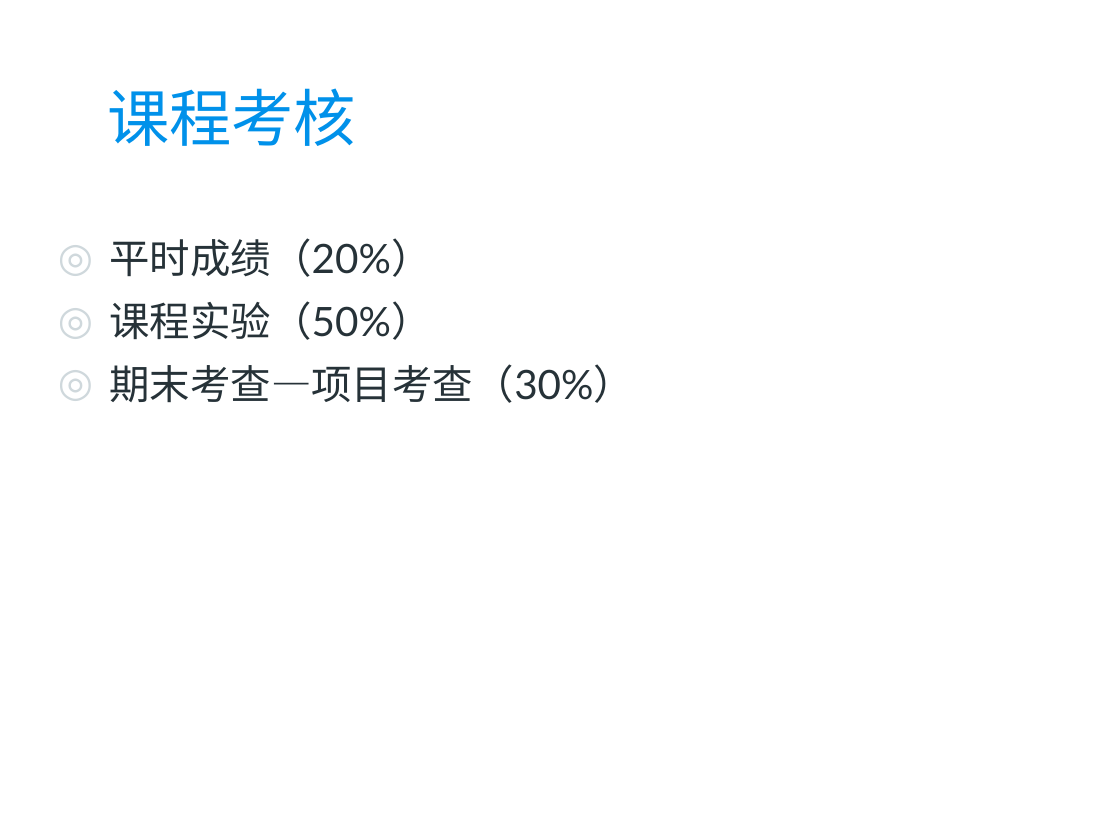
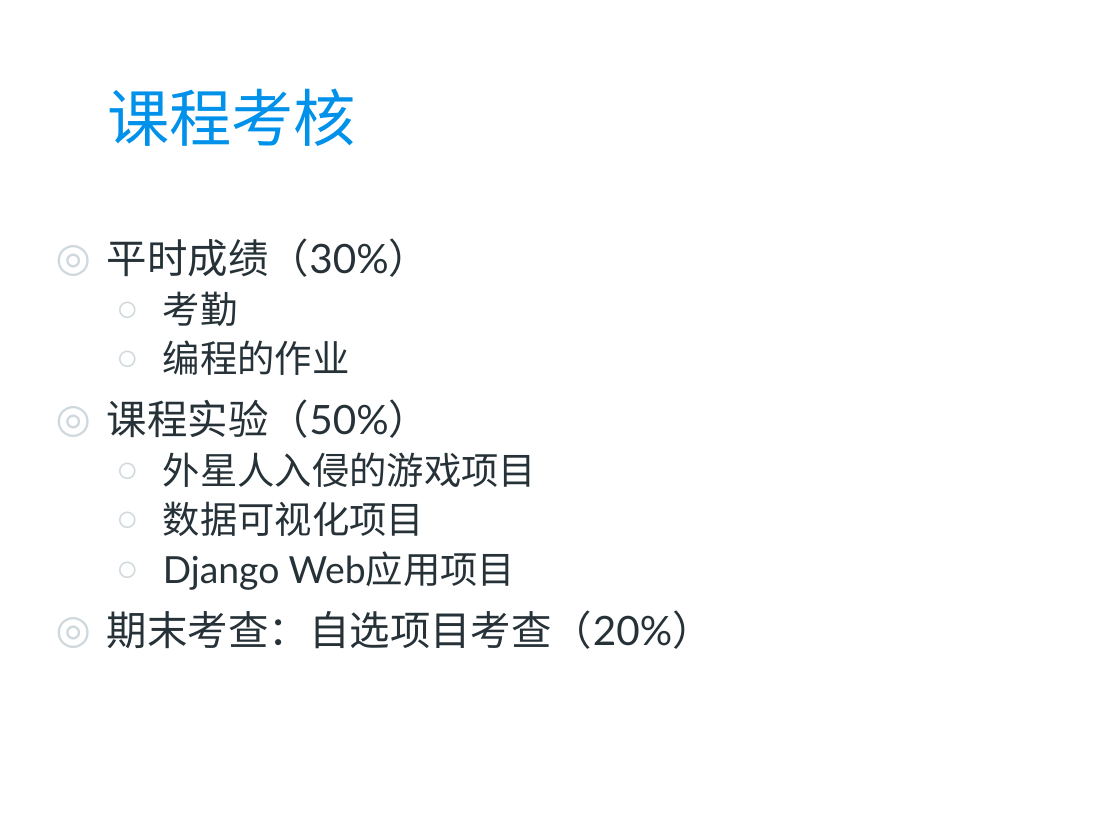
Before and after one commit to zhoujing204/python_course, a slide deck: slide 6 of Presentations/01 Python编程概述.pptx (slide 5 before the commit). Drawn at 1120x840 pixels with LibreOffice and Linux fonts; fonts in the diff are those of the drawing; background and template pictures are left out. Boxes give left, top, right and bottom in pixels: in the first picture for what was removed or moved away, otherwise in the second. Text is boxed around its words. In the diff, an @@ line names an element or a change of style, - is before the commit and + after.

```diff
--- a/Presentations/01 Python编程概述.pptx
+++ b/Presentations/01 Python编程概述.pptx
@@ text at (x1=107, y1=238, x2=429, y2=375): text changed @@
-◎ 平时成绩（20%）
+◎ 平时成绩（30%）
+  ○ 考勤
+  ○ 编程的作业
@@ text at (x1=107, y1=452, x2=713, y2=649): text changed; size 26 to 24 pt @@
-◎ 期末考查—项目考查（30%）
+  ○ 外星人入侵的游戏项目
+  ○ 数据可视化项目
+  ○ Django Web应用项目
+◎ 期末考查：自选项目考查（20%）
```
Also in this commit, not shown: 11 other slides changed, 3 slides added, 7 slides removed, 6 other files.
